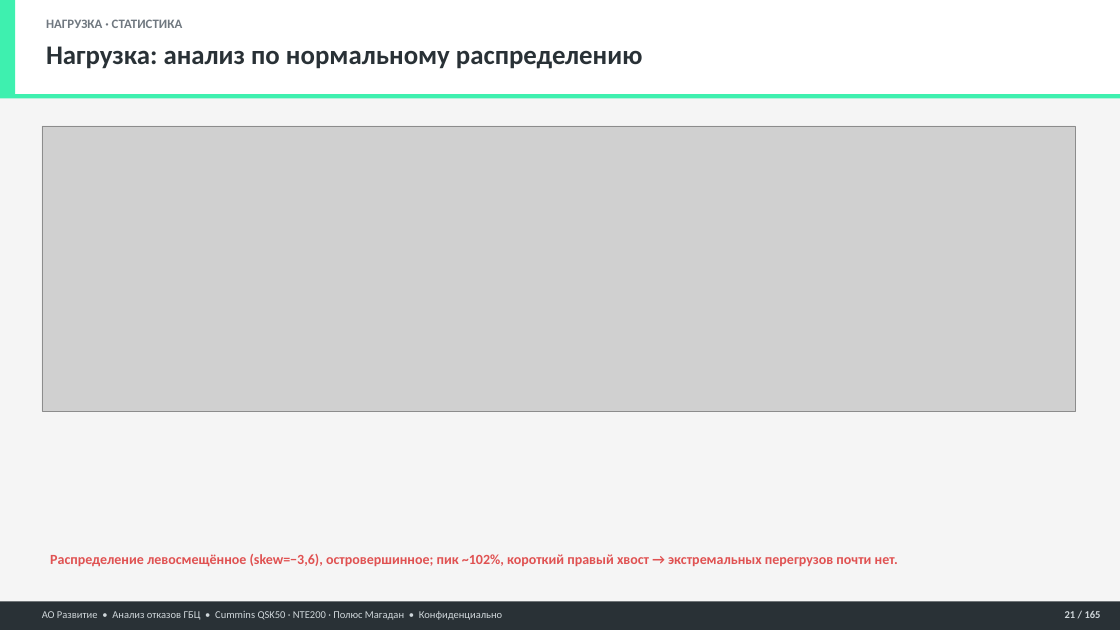
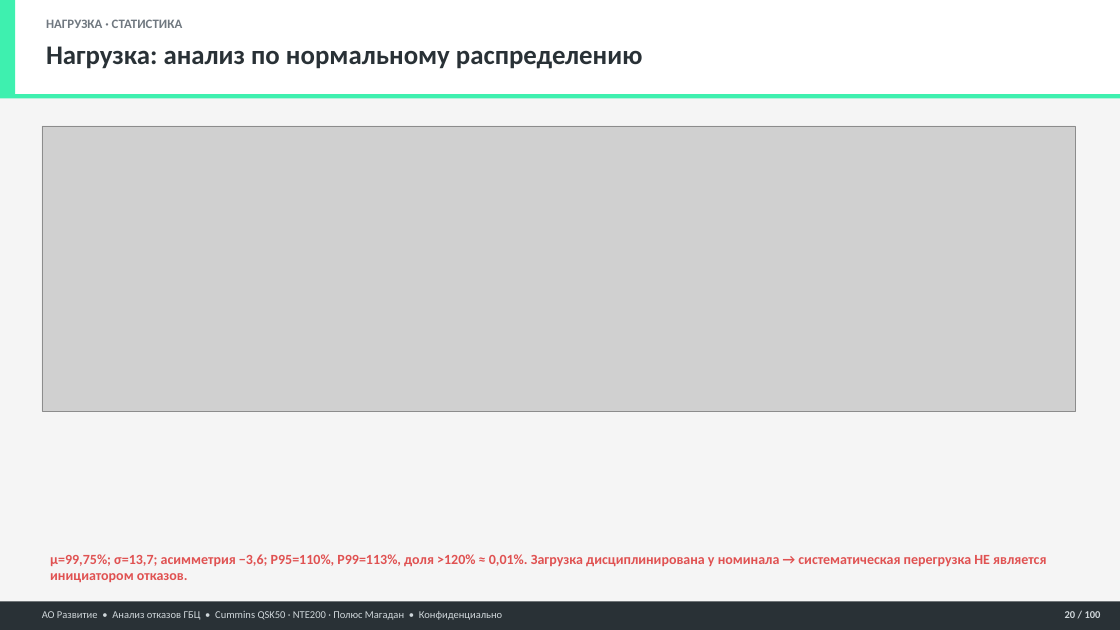
Before and after one commit to victorekuznetsov/NTE200, a slide deck: slide 20 of 05 Отчёты/Презентации/Анализ_ГБЦ_QSK50_NTE200_БОЛЬШОЙ.pptx (slide 21 before the commit). Drawn at 1120x630 pixels with LibreOffice and Linux fonts; fonts in the diff are those of the drawing; grey boxes stand for pictures. Boxes give left, top, right and bottom in pixels: in the first picture for what was removed or moved away, otherwise in the second. Text is boxed around its words. In the diff, an @@ line names an element or a change of style, - is before the commit and + after.

```diff
--- a/05 Отчёты/Презентации/Анализ_ГБЦ_QSK50_NTE200_БОЛЬШОЙ.pptx
+++ b/05 Отчёты/Презентации/Анализ_ГБЦ_QSK50_NTE200_БОЛЬШОЙ.pptx
@@ text at (50,554,1046,582): text changed @@
-Распределение левосмещённое (skew=−3,6), островершинное; пик ~102%, короткий правый хвост → экстремальных перегрузов почти нет.
+μ=99,75%; σ=13,7; асимметрия −3,6; P95=110%, P99=113%, доля >120% ≈ 0,01%. Загрузка дисциплинирована у номинала → систематическая перегрузка НЕ является инициатором отказов.
@@ text at (1065,611,1101,618): text changed @@
-21 / 165
+20 / 100
```
Also in this commit, not shown: 82 other slides changed, 17 slides added, 82 slides removed, 1 other file.
